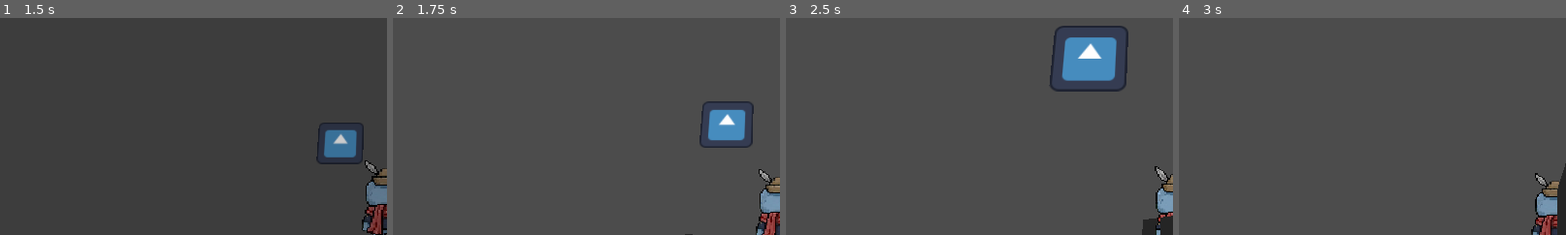
Above: before the commit, frames 1-4 (left to right).
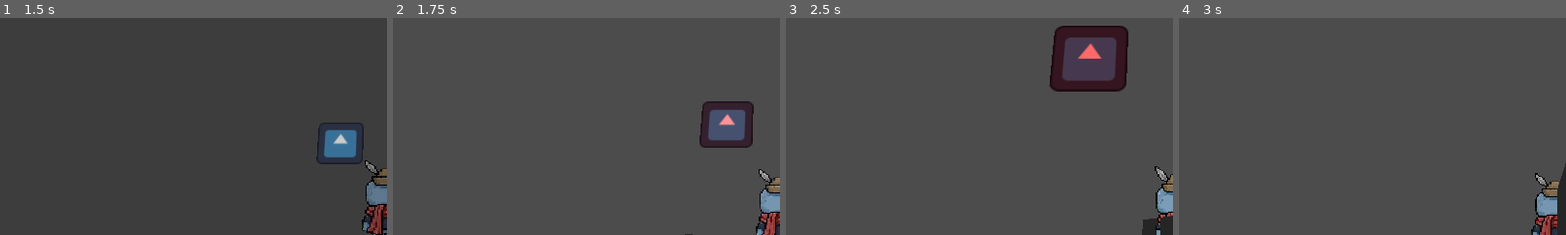
Above: after the commit, the same moments.

Repository: DBorgKiwami/group-project
Game: Godot game, scene res://scenes/menu/menu.tscn
Same seed, same stepped clock (60 frames per second), same inputs: the game is played once before the commit and once after it. The engine's default icon, where the game draws it, is replaced by a stand-in: a white triangle on a blue panel in a dark square.
Inputs (mouse positions are % of the whole screen's width and height, from its top left):
- Up to frame 1 (1.5 s): click "Play" at 0.5 s; tap Enter (ui_accept) at 1.25 s; move the mouse to (55, 50) at 1.27 s; hold Up (ui_up) from 1.28 s (still down); hold Shift (attack) from 1.28 s (still down)
- Up to frame 2 (1.75 s): keep holding Up (ui_up); keep holding Shift (attack); tap Enter (ui_accept) at 1.52 s
- Up to frame 3 (2.5 s): keep holding Up (ui_up); move the mouse to (45, 50) at 2.02 s; release Shift (attack) at 2.03 s; tap / (grapple) at 2.1 s; tap Enter (ui_accept) at 2.27 s
- Up to frame 4 (3 s): keep holding Up (ui_up); move the mouse to (52, 48) at 2.77 s; hold E (interact) from 2.78 s (still down)
The pictures show only the part of the screen within x 0-50%, y 5-55%; the shares and areas given below are measured in that part.

Frame 1 is identical in both runs. In frame 2, 2.6% of the frame differs, in the area x 79-93%, y 38-60%; in frame 3, 5.8%, in the area x 68-89%, y 3-34%; in frame 4, nothing differs.

Commit message:
Reset Track Bug Fix
basically godot's animation player has a "reset" track which plays on startup since when animations play in engine they could fuck up on runtime.

Very early in the project i was testing using the animation player for the grapple feature and threw that out when it didn't work but forgot to change the reset track, so on startup the 3d player character was being moved to 0,0,0 every time

Diff:
--- a/scenes/levels/3d/tutorial.tscn
+++ b/scenes/levels/3d/tutorial.tscn
@@ -8,6 +8,7 @@
 [node name="Tutorial" type="Node3D" unique_id=529679215]
 
 [node name="3Dplatformingcharacter" parent="." unique_id=679442019 instance=ExtResource("1_u5d63")]
+transform = Transform3D(1, 0, 0, 0, 1, 0, 0, 0, 1, 0, 2.0147095, -1.1217918)
 
 [node name="CSGCombiner3D" type="CSGCombiner3D" parent="." unique_id=1982583864]
 use_collision = true
--- a/scenes/player/3dplatformingcharacter.tscn
+++ b/scenes/player/3dplatformingcharacter.tscn
@@ -121,18 +121,11 @@
 "speed": 5.0
 }]
 
-[sub_resource type="BoxShape3D" id="BoxShape3D_vws06"]
-size = Vector3(0.73, 1.4, 0.73)
+[sub_resource type="SphereShape3D" id="SphereShape3D_vws06"]
+radius = 2.5
 
 [sub_resource type="Animation" id="Animation_g608u"]
 length = 0.001
-tracks/0/type = "position_3d"
-tracks/0/imported = false
-tracks/0/enabled = true
-tracks/0/path = NodePath(".")
-tracks/0/interp = 1
-tracks/0/loop_wrap = true
-tracks/0/keys = PackedFloat32Array(0, 1, 0, 0, 0)
 
 [sub_resource type="Animation" id="Animation_loatv"]
 resource_name = "grapple"
@@ -197,7 +190,7 @@
 
 [node name="CollisionShape3D" type="CollisionShape3D" parent="Area3D" unique_id=577473613]
 transform = Transform3D(1, 0, 0, 0, 1, 0, 0, 0, 1, -0.02279973, 0.074198335, 0.012180336)
-shape = SubResource("BoxShape3D_vws06")
+shape = SubResource("SphereShape3D_vws06")
 
 [node name="AnimationPlayer" type="AnimationPlayer" parent="." unique_id=453225793]
 libraries/ = SubResource("AnimationLibrary_g608u")
--- a/scripts/globals/scenecontroler.gd
+++ b/scripts/globals/scenecontroler.gd
@@ -15,6 +15,7 @@
 
 
 func _check_start_position() -> bool:
+	print(start_position_check)
 	return start_position_check;
 
 func _ready() -> void:
--- a/scripts/playermovement/player3d.gd
+++ b/scripts/playermovement/player3d.gd
@@ -33,11 +33,13 @@
 	pass
 
 func _ready():
+	print(global_position)
 	Input.set_mouse_mode(Input.MOUSE_MODE_CAPTURED)
 	#F9 will release the mouse for editing purposes
 	SignalBus.display_dialogue.connect(_on_dialogue_display)
 	SignalBus.dialogue_done.connect(_on_dialogue_done)
 	if Scenecontroler._check_start_position():
+		print("WAHWHAWHWAHAWHWAHAWH")
 		global_position = Scenecontroler.start_position_value
 	sprite_base_y = sprite.position.y
 
